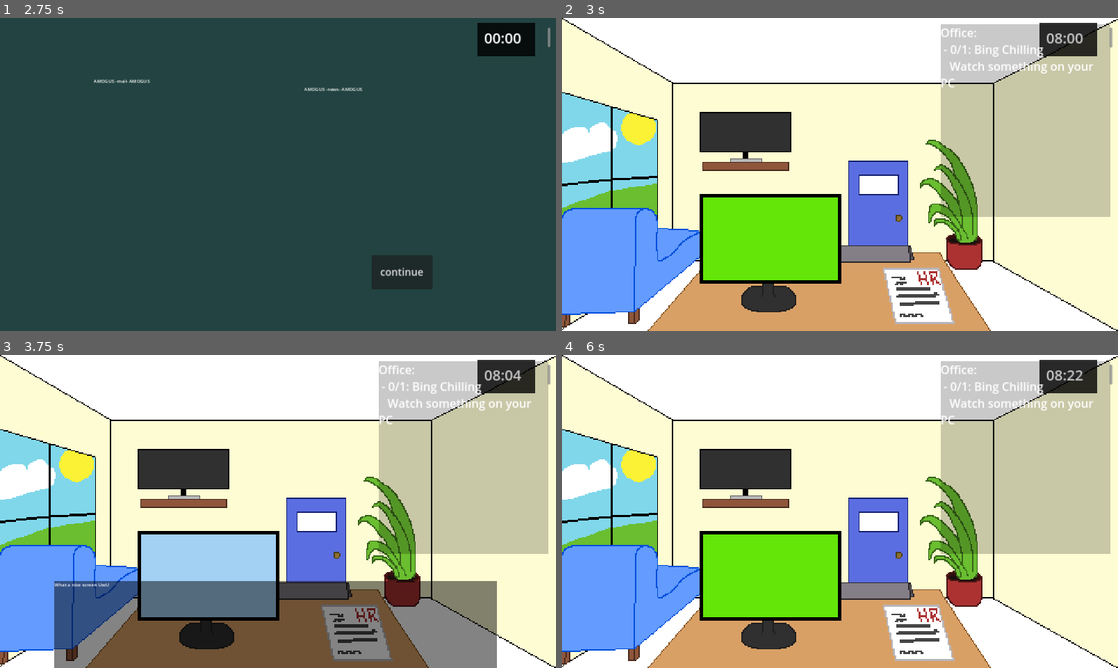
Above: before the commit, frames 1-4 (two rows, left to right).
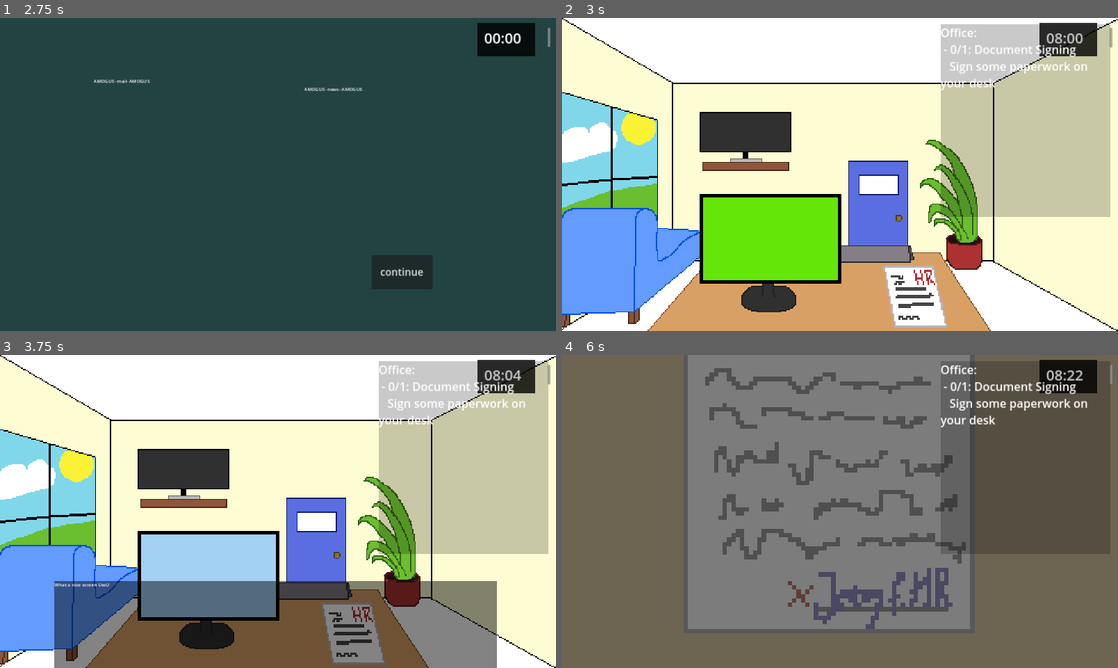
Above: after the commit, the same moments.

Repository: TheWalkingLapis/BrackeysGameJam2025_1
Game: Godot game, scene res://scenes/game_manager.tscn
The game is run twice, just before and just after one commit, with the same random seed, the same clock (stepped at 60 frames per second) and the same inputs.
Inputs (mouse positions are in pixels of both pictures, inside the frame that each line leads up to):
- Up to frame 1 (2.75 s): click (355, 296) at 0.52 s; click (355, 296) at 1.27 s; click "Start" at 2 s
- Up to frame 2 (3 s): click "continue" at 2.75 s
- Up to frame 3 (3.75 s): click (211, 577) at 3.5 s
- Up to frame 4 (6 s): click (840, 624) at 4.25 s; click (917, 633) at 5.02 s; click (878, 592) at 5.77 s

Frame 1 is identical in both runs. In frame 2, 1.6% of the frame differs, in the area x 57-96%, y 8-99%; in frame 3, 1.6%; in frame 4, 99%, in the area x 0-100%, y 0-100%.

Commit message:
first task working

Diff:
--- a/scenes/rooms/office.tscn
+++ b/scenes/rooms/office.tscn
@@ -1,20 +1,8 @@
-[gd_scene load_steps=14 format=3 uid="uid://cfbphyo7451bl"]
+[gd_scene load_steps=8 format=3 uid="uid://cfbphyo7451bl"]
 
 [ext_resource type="Script" path="res://scripts/office.gd" id="1_24yk3"]
 [ext_resource type="Texture2D" uid="uid://wsbqqvq6eyg5" path="res://imgs/rooms/office.png" id="2_veu3n"]
-[ext_resource type="Texture2D" uid="uid://dfqmdtt8cm6cb" path="res://imgs/sprites/tasks/hr-signing/document_laying.png" id="3_3vuk7"]
 [ext_resource type="PackedScene" uid="uid://dihw1bwmo6omg" path="res://scenes/tasks/task_1_1_office.tscn" id="3_jjpo7"]
-[ext_resource type="Texture2D" uid="uid://h6xgld1lnyb3" path="res://imgs/sprites/tasks/hr-signing/document_laying_mask.png" id="4_w0jtv"]
-
-[sub_resource type="StyleBoxEmpty" id="StyleBoxEmpty_jdbcn"]
-
-[sub_resource type="StyleBoxTexture" id="StyleBoxTexture_fdwef"]
-texture = ExtResource("4_w0jtv")
-modulate_color = Color(1, 1, 1, 0.470588)
-
-[sub_resource type="StyleBoxEmpty" id="StyleBoxEmpty_p1n7l"]
-
-[sub_resource type="StyleBoxEmpty" id="StyleBoxEmpty_x41pt"]
 
 [sub_resource type="StyleBoxEmpty" id="StyleBoxEmpty_ky8xr"]
 
@@ -45,24 +33,6 @@
 mouse_filter = 2
 texture = ExtResource("2_veu3n")
 
-[node name="Form" type="TextureRect" parent="Background"]
-layout_mode = 0
-offset_left = 1108.0
-offset_top = 862.0
-offset_right = 1355.0
-offset_bottom = 1055.0
-mouse_filter = 2
-texture = ExtResource("3_3vuk7")
-
-[node name="Button" type="Button" parent="Background/Form"]
-layout_mode = 0
-offset_right = 247.0
-offset_bottom = 193.0
-theme_override_styles/focus = SubResource("StyleBoxEmpty_jdbcn")
-theme_override_styles/hover = SubResource("StyleBoxTexture_fdwef")
-theme_override_styles/pressed = SubResource("StyleBoxEmpty_p1n7l")
-theme_override_styles/normal = SubResource("StyleBoxEmpty_x41pt")
-
 [node name="Clickables" type="Control" parent="."]
 layout_mode = 1
 anchors_preset = 15
@@ -84,23 +54,26 @@
 theme_override_styles/normal = SubResource("StyleBoxEmpty_gbdd0")
 
 [node name="Tasks" type="Control" parent="."]
-anchors_preset = 0
-offset_right = 40.0
-offset_bottom = 40.0
+layout_mode = 1
+anchors_preset = 15
+anchor_right = 1.0
+anchor_bottom = 1.0
+grow_horizontal = 2
+grow_vertical = 2
+mouse_filter = 2
 
 [node name="Day1" type="Control" parent="Tasks"]
-anchors_preset = 0
-offset_right = 40.0
-offset_bottom = 40.0
+layout_mode = 1
+anchors_preset = 15
+anchor_right = 1.0
+anchor_bottom = 1.0
+grow_horizontal = 2
+grow_vertical = 2
+mouse_filter = 2
 
 [node name="Task_1_1_office" parent="Tasks/Day1" instance=ExtResource("3_jjpo7")]
-layout_mode = 0
-anchors_preset = 0
-anchor_right = 0.0
-anchor_bottom = 0.0
-offset_right = 189.0
-offset_bottom = 143.0
-grow_horizontal = 1
-grow_vertical = 1
+layout_mode = 1
+task_name = "Document Signing"
+task_description = "Sign some paperwork on your desk"
 
 [connection signal="pressed" from="Clickables/PCScreen" to="." method="_on_pc_screen_pressed"]
--- a/scenes/tasks/task_1_1_office.tscn
+++ b/scenes/tasks/task_1_1_office.tscn
@@ -1,15 +1,92 @@
-[gd_scene load_steps=2 format=3 uid="uid://dihw1bwmo6omg"]
+[gd_scene load_steps=10 format=3 uid="uid://dihw1bwmo6omg"]
 
 [ext_resource type="Script" path="res://scripts/tasks/task_1_1_office.gd" id="1_m8idx"]
+[ext_resource type="Texture2D" uid="uid://dfqmdtt8cm6cb" path="res://imgs/sprites/tasks/hr-signing/document_laying.png" id="2_dnd48"]
+[ext_resource type="Texture2D" uid="uid://h6xgld1lnyb3" path="res://imgs/sprites/tasks/hr-signing/document_laying_mask.png" id="3_t6ogm"]
+[ext_resource type="Texture2D" uid="uid://dcohecbvkrvb6" path="res://imgs/sprites/tasks/hr-signing/document_empty.png" id="3_y5lgl"]
+[ext_resource type="Texture2D" uid="uid://rowl4cchp6gx" path="res://imgs/sprites/tasks/hr-signing/document_signed.png" id="4_g6nh2"]
+
+[sub_resource type="StyleBoxEmpty" id="StyleBoxEmpty_fmtq6"]
+
+[sub_resource type="StyleBoxFlat" id="StyleBoxFlat_bm48l"]
+bg_color = Color(0.109804, 0.658824, 0.839216, 0.670588)
+
+[sub_resource type="StyleBoxEmpty" id="StyleBoxEmpty_p3kxn"]
+
+[sub_resource type="StyleBoxEmpty" id="StyleBoxEmpty_hf0ig"]
 
 [node name="Task_1_1_office" type="Control"]
 layout_mode = 3
 anchors_preset = 15
 anchor_right = 1.0
 anchor_bottom = 1.0
-offset_right = -629.0
 grow_horizontal = 2
 grow_vertical = 2
+mouse_filter = 2
 script = ExtResource("1_m8idx")
 task_name = "Bing Chilling"
 task_description = "Watch something on your PC"
+
+[node name="Document" type="TextureButton" parent="."]
+texture_filter = 1
+layout_mode = 1
+anchors_preset = 15
+anchor_right = 1.0
+anchor_bottom = 1.0
+offset_left = 1110.0
+offset_top = 855.0
+offset_right = -590.0
+offset_bottom = -13.0
+grow_horizontal = 2
+grow_vertical = 2
+texture_normal = ExtResource("2_dnd48")
+texture_hover = ExtResource("3_t6ogm")
+stretch_mode = 0
+
+[node name="Active" type="Control" parent="."]
+layout_mode = 1
+anchors_preset = 15
+anchor_right = 1.0
+anchor_bottom = 1.0
+grow_horizontal = 2
+grow_vertical = 2
+mouse_filter = 2
+
+[node name="unsigned" type="TextureRect" parent="Active"]
+visible = false
+texture_filter = 1
+layout_mode = 1
+anchors_preset = 15
+anchor_right = 1.0
+anchor_bottom = 1.0
+grow_horizontal = 2
+grow_vertical = 2
+mouse_filter = 2
+texture = ExtResource("3_y5lgl")
+
+[node name="sign_button" type="Button" parent="Active/unsigned"]
+layout_mode = 0
+offset_left = 875.0
+offset_top = 766.0
+offset_right = 1330.0
+offset_bottom = 878.0
+theme_override_styles/focus = SubResource("StyleBoxEmpty_fmtq6")
+theme_override_styles/hover = SubResource("StyleBoxFlat_bm48l")
+theme_override_styles/pressed = SubResource("StyleBoxEmpty_p3kxn")
+theme_override_styles/normal = SubResource("StyleBoxEmpty_hf0ig")
+
+[node name="signed" type="TextureButton" parent="Active"]
+visible = false
+texture_filter = 1
+layout_mode = 1
+anchors_preset = 15
+anchor_right = 1.0
+anchor_bottom = 1.0
+grow_horizontal = 2
+grow_vertical = 2
+texture_normal = ExtResource("4_g6nh2")
+stretch_mode = 0
+
+[connection signal="pressed" from="Document" to="." method="_on_document_pressed"]
+[connection signal="pressed" from="Active/unsigned/sign_button" to="." method="_on_sign_button_pressed"]
+[connection signal="pressed" from="Active/signed" to="." method="_on_signed_pressed"]
--- a/scripts/office.gd
+++ b/scripts/office.gd
@@ -1,4 +1,6 @@
 extends Room
+
+@onready var task_day_1_signing = $Tasks/Day1/Task_1_1_office
 
 func _on_pc_screen_pressed():
 	if !Global.game_manager.allow_interaction: return
--- a/scripts/room_manager.gd
+++ b/scripts/room_manager.gd
@@ -5,6 +5,9 @@
 var current_room = "Office"
 
 var name_to_node_dict: Dictionary
+var current_tasks = {}
+var num_tasks = 0
+var num_completed_tasks = 0
 
 func _ready():
 	name_to_node_dict = {
@@ -14,10 +17,16 @@
 		name_to_node_dict[room_name].visible = (current_room == room_name)
 
 func setup_day(day):
+	num_completed_tasks = 0
+	num_tasks = 0
 	var tasks = {}
 	for room_name in name_to_node_dict:
 		var room_tasks = name_to_node_dict[room_name].get_tasks_for_day(day)
 		tasks[room_name] = room_tasks
+		for task in room_tasks:
+			(task as Task).completed.connect(_on_task_completed)
+			num_tasks += 1
+	current_tasks = tasks
 	Global.ui_manager.setup_tasks(tasks)
 
 func change_room_to(room_name: String):
@@ -28,5 +37,11 @@
 	current_room = room_name
 	name_to_node_dict[current_room].visible = true
 
+func _on_task_completed():
+	num_completed_tasks += 1
+	Global.ui_manager.update_tasks()
+	if num_completed_tasks == num_tasks:
+		print("all done, TODO")
+
 func _process(delta):
 	pass
--- a/scripts/task_ui.gd
+++ b/scripts/task_ui.gd
@@ -19,3 +19,6 @@
 			text += " - %s\n" % task_texts[0]
 			text += "   %s\n" % task_texts[1]
 	label.text = Utils.bbc_text(text, 40)
+
+func update_task_display():
+	update_task_text()
--- a/scripts/tasks/task_1_1_office.gd
+++ b/scripts/tasks/task_1_1_office.gd
@@ -1 +1,32 @@
 extends Task
+
+@onready var document = $Document
+@onready var signed = $Active/signed
+@onready var sign_button = $Active/unsigned/sign_button
+@onready var unsigned = $Active/unsigned
+
+func _on_ready():
+	document.visible = true
+	signed.visible = false
+	unsigned.visible = false
+
+func start_task():
+	document.visible = false
+	unsigned.visible = true
+	signed.visible = false
+
+func _on_document_pressed():
+	if get_task_completed():
+		return
+	start_task()
+
+func _on_sign_button_pressed():
+	unsigned.visible = false
+	signed.visible = true
+
+func _on_signed_pressed():
+	task_progression += 1
+	signed.visible = false
+	document.visible = true
+	document.texture_hover = null
+	set_task_completed()
--- a/scripts/ui_manager.gd
+++ b/scripts/ui_manager.gd
@@ -6,6 +6,8 @@
 @onready var preDayBG = $PreDayBG
 @onready var taskUI = $TaskUI
 @onready var postDayBG = $PostDayBG
+
+
 
 func to_main_menu():
 	disable_all()
@@ -26,6 +28,9 @@
 func setup_tasks(tasks):
 	taskUI.set_tasks(tasks)
 
+func update_tasks():
+	taskUI.update_task_display()
+
 func disable_all():
 	mainMenu.visible = false
 	preDayBG.visible = false
